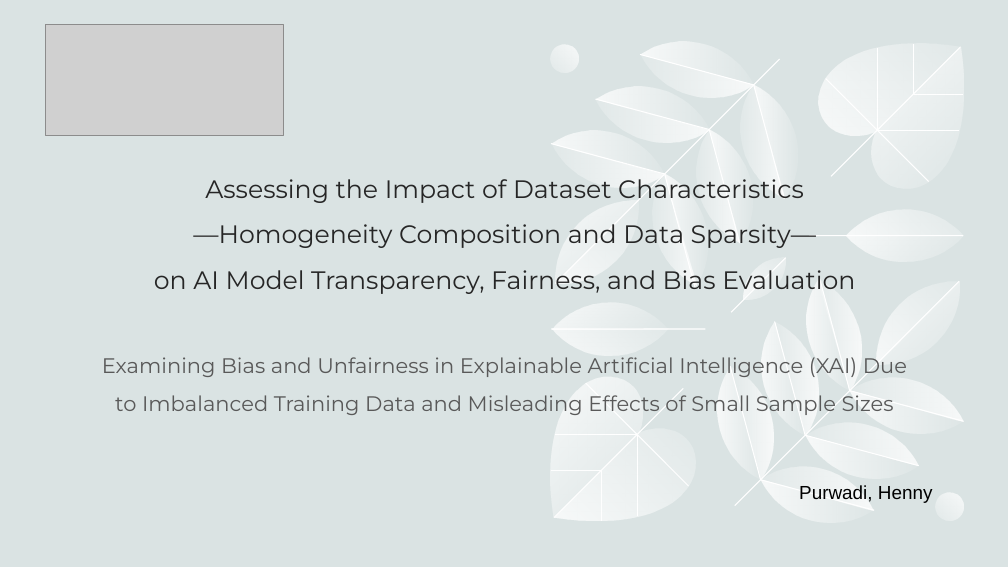
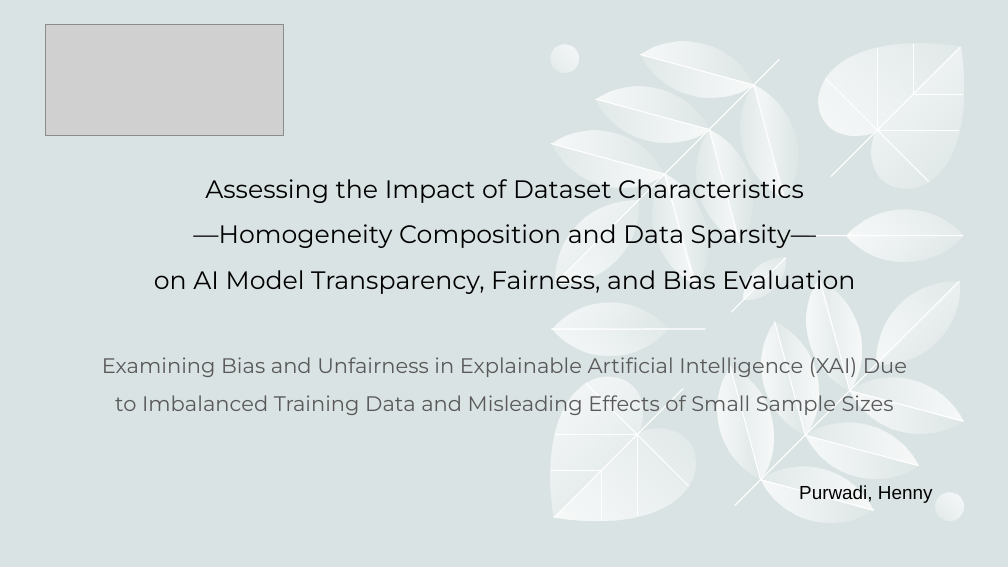
Before and after one commit to hennypurwadi/Imbalanced-or-Balanced-Dataset-Composition, a slide deck: slide 1 of 202370140_XAI_Presentation_1.pptx. Drawn at 1008x567 pixels with LibreOffice and Linux fonts; fonts in the diff are those of the drawing; grey boxes stand for pictures. Boxes give left, top, right and bottom in pixels: in the first picture for what was removed or moved away, otherwise in the second. Text is boxed around its words. In the diff, an @@ line names an element or a change of style, - is before the commit and + after.

```diff
--- a/202370140_XAI_Presentation_1.pptx
+++ b/202370140_XAI_Presentation_1.pptx
@@ title "Assessing the Impact of Dataset ..." at (102, 179, 907, 415): text colour #262626 to #000000 in "Assessing the Impact of Dataset Characteristics —Homogeneity ..." @@
```
Also in this commit, not shown: 1 other slide changed, 1 other file.
